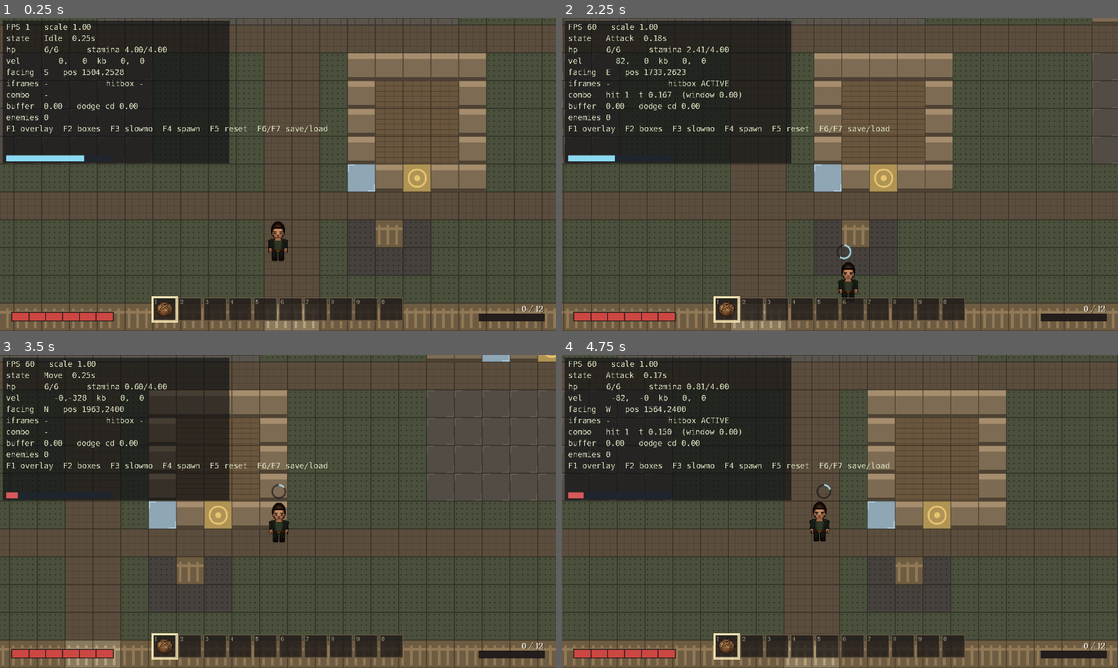
Above: before the commit, frames 1-4 (two rows, left to right).
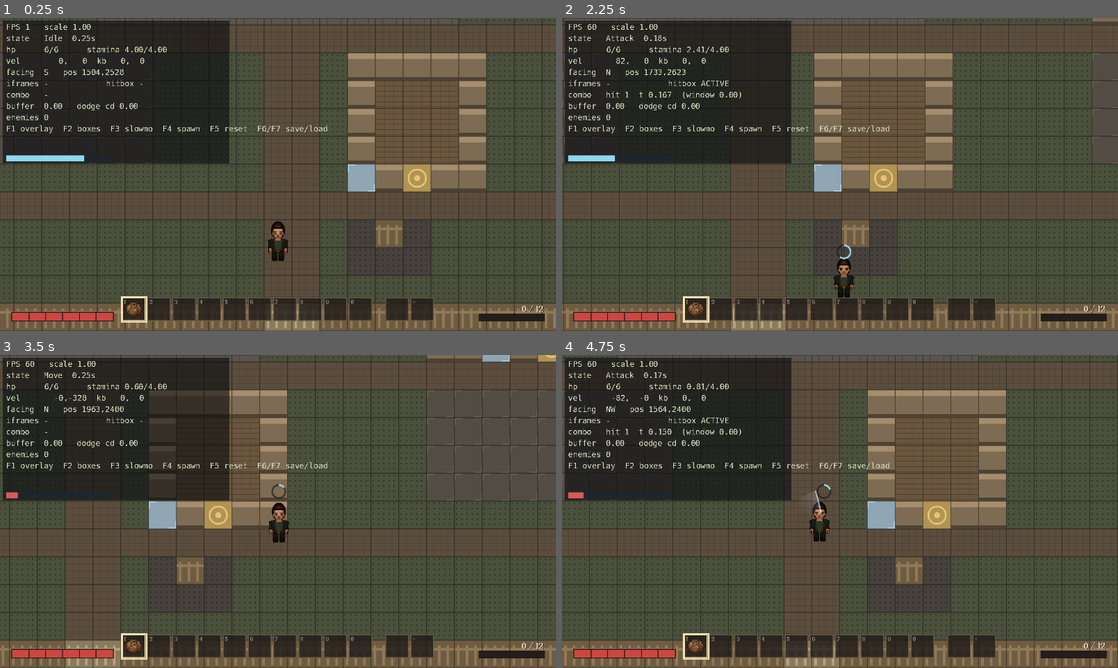
Above: after the commit, the same moments.

Repository: as8596/blightfall
Game: Godot game, scene res://levels/ambry/ambry_level.tscn
Two runs of this game, one before a commit and one after it. Both use one fixed random seed, a clock stepped at 60 frames per second and the inputs below.
Inputs (mouse positions are in pixels of both pictures, inside the frame that each line leads up to):
- Up to frame 1 (0.25 s): no input
- Up to frame 2 (2.25 s): tap Enter at 0.5 s; move the mouse to (962, 158) at 0.52 s; hold D (move_right) 0.53-1.28 s; hold J (attack) 0.53-1.28 s; click (962, 158) at 0.67 s; tap Space at 0.77, 1.52 s; tap Shift (dodge) at 0.8, 1.35 s; move the mouse to (728, 190) at 1.27 s; hold S (move_down) 1.28-2.03 s; click (728, 190) at 1.42 s; tap J (attack) at 1.55 s; move the mouse to (895, 105) at 2.02 s; hold D (move_right) from 2.03 s (still down); hold J (attack) from 2.03 s (still down); click (895, 105) at 2.17 s
- Up to frame 3 (3.5 s): tap Shift (dodge) at 2.3, 2.85 s; move the mouse to (250, 574) at 2.77 s; release D (move_right) at 2.78 s; release J (attack) at 2.78 s; hold W (move_up) from 2.78 s (still down); click (250, 574) at 2.92 s; tap Space at 3.02 s; tap J (attack) at 3.05 s
- Up to frame 4 (4.75 s): move the mouse to (1006, 558) at 3.52 s; release W (move_up) at 3.53 s; hold Mouse wheel down (hotbar_next) 3.53-4.28 s; hold A (move_left) from 3.53 s (still down); click (1006, 558) at 3.67 s; tap Space at 3.77, 4.52 s; tap Shift (dodge) at 3.8 s; move the mouse to (673, 464) at 4.27 s; tap Mouse wheel up (hotbar_prev) at 4.35 s; click (673, 464) at 4.42 s; tap J (attack) at 4.55 s

The runs differ from the first frame. In frame 1, 1.9% of the frame differs, in the area x 21-78%, y 88-98%; in frame 2, 2.2%, in the area x 8-78%, y 16-98%; in frame 3, 1.9%; in frame 4, 2.1%.

Commit message:
A blade that swings where you point, in 360 degrees
The character sprite is four-directional and the cursor is not, so the body
keeps its four facings and the weapon becomes a separate thing that can point
anywhere. `WeaponArc` draws the sweep and a short semi-transparent smear behind
it, alternating direction per combo hit so a three-hit string reads as three
motions. The streak is what makes hit 1 legible at all — 0.08s of windup and
0.10s of active frames is far too fast to read as a pose.

Aiming goes through `Player.aim_direction()`, which prefers a gamepad's right
stick, falls back to the cursor via `WorldView.mouse_world_position()`, and
accepts an `aim_override` so headless tests can point it somewhere
deterministic. The attack state re-aims during windup only: turning before the
commitment is responsiveness, turning after it is a get-out.

Also two reserved potion slots on the hotbar, spaced away from the ten.

`tests/screenshot.gd` was finding the player by a hard-coded path that stopped
resolving when the world moved into the SubViewport, so `--attack` had been
silently doing nothing — which is what made the arc look broken when it wasn't.
It searches the tree for a Player now and warns when it finds none.

205 smoke checks, 14 doorway, 14 death, 0 failed.

Co-Authored-By: Claude Opus 5 <noreply@anthropic.com>
Claude-Session: https://claude.ai/code/session_01WGRNsky2EarY8ooktQdibJ

Diff:
--- a/actors/components/input_component.gd
+++ b/actors/components/input_component.gd
@@ -2,7 +2,7 @@
 extends Node
 
 ## Hotbar keys, 1-9 then 0. Must match `ItemsComponent.slots`.
-const HOTBAR_SLOTS: int = 10
+const HOTBAR_SLOTS: int = 12
 ## The only place in the player's code that touches `Input` (GDD §12, rule 3).
 ##
 ## Produces an InputIntent the state machine consumes. Also owns input
@@ -50,6 +50,7 @@
 		intent.raw_move = Vector2.ZERO
 		intent.attack_held = false
 		intent.dodge_held = false
+		intent.aim_stick = Vector2.ZERO
 		_refresh_flags()
 		return
 
@@ -72,6 +73,14 @@
 			break
 	intent.attack_held = Input.is_action_pressed(&"attack")
 	intent.dodge_held = Input.is_action_pressed(&"dodge")
+	# The right stick, read raw. A pad has no cursor, so aiming has to come from
+	# somewhere — and this is the only place in the player's code allowed to ask
+	# the hardware anything (GDD §12 rule 3).
+	var stick := Vector2(
+		Input.get_joy_axis(0, JOY_AXIS_RIGHT_X),
+		Input.get_joy_axis(0, JOY_AXIS_RIGHT_Y)
+	)
+	intent.aim_stick = stick if stick.length() > deadzone else Vector2.ZERO
 	_refresh_flags()
 
 
--- a/actors/components/input_intent.gd
+++ b/actors/components/input_intent.gd
@@ -24,6 +24,10 @@
 ## Held state, for future charge attacks.
 var attack_held: bool = false
 
+## Right stick deflection, for aiming without a pointer. Zero when the player is
+## on mouse and keyboard.
+var aim_stick: Vector2 = Vector2.ZERO
+
 ## The dash key is still down. Tapping it dashes; keeping it down afterwards
 ## sprints — see `PlayerMoveState`.
 var dodge_held: bool = false
--- a/actors/components/items_component.gd
+++ b/actors/components/items_component.gd
@@ -20,13 +20,27 @@
 ## Which slot the tool verb will act on.
 signal selection_changed(slot: int)
 
-## Forty: ten on the hotbar, bound to 1-9 and 0, and thirty behind Tab. The
+## Forty-two: twelve on the hotbar — ten numbered plus two reserved for potions
+## — and thirty behind Tab. The
 ## hotbar is the first ten by definition rather than by a flag, so "what is on
 ## my bar" needs no second list to stay in step with.
-@export_range(1, 60) var slots: int = 40
-
-## How many of those slots the hotbar shows.
-const HOTBAR_SLOTS: int = 10
+@export_range(1, 60) var slots: int = 42
+
+## How many of those slots the hotbar shows: ten numbered, then two reserved.
+const HOTBAR_SLOTS: int = 12
+
+## The last two are for potions and nothing else. Kept apart on the bar and
+## bound to `-` and `=`, so the thing you reach for in a fight is never one slot
+## away from the thing you reach for out of one.
+const POTION_SLOTS: int = 2
+
+## Index of the first reserved slot.
+const FIRST_POTION_SLOT: int = HOTBAR_SLOTS - POTION_SLOTS
+
+
+## Whether `slot` is one of the reserved potion slots.
+static func is_potion_slot(slot: int) -> bool:
+	return slot >= FIRST_POTION_SLOT and slot < HOTBAR_SLOTS
 
 ## Filled from the inspector for a starting kit.
 @export var starting_items: Array[ItemData] = []
--- a/actors/player/player.gd
+++ b/actors/player/player.gd
@@ -57,6 +57,7 @@
 @onready var interactor: InteractorComponent = $Interactor
 @onready var items: ItemsComponent = $ItemsComponent
 @onready var stats: StatsComponent = $StatsComponent
+@onready var weapon_arc: WeaponArc = $WeaponArc
 
 ## Last committed facing. Drives hitbox placement and the default dodge
 ## direction. Starts down because that is where a character faces at rest.
@@ -239,6 +240,36 @@
 	return input.intent.move * move_speed * speed_scale
 
 
+## Where the cursor is, as a unit vector from the character.
+##
+## Attacks aim here through a full 360° while walking stays 8-directional. Those
+## are different jobs: movement wants to feel like a grid, and a swing wants to
+## go where you pointed. The body sprite still picks the nearest of its four
+## directions from this, which is what keeps a four-way sprite sheet honest
+## against a 360° swing.
+## Set to aim without a pointer or a pad — a cutscene, a scripted swing, a test
+## driving the character with no mouse in the window.
+var aim_override: Vector2 = Vector2.ZERO
+
+
+func aim_direction() -> Vector2:
+	if aim_override != Vector2.ZERO:
+		return aim_override.normalized()
+	# A pad aims with the right stick; a mouse aims with the cursor. Whichever
+	# was touched last wins, which is the only rule that survives someone
+	# picking up a controller mid-session.
+	if input.intent.aim_stick != Vector2.ZERO:
+		return input.intent.aim_stick.normalized()
+	var target := WorldView.mouse_world_position(self)
+	var offset := target - global_position
+	return offset.normalized() if offset.length_squared() > 1.0 else facing
+
+
+## Face the cursor, without snapping to eight.
+func face_aim() -> void:
+	facing = aim_direction()
+
+
 func face(direction: Vector2) -> void:
 	if direction.length_squared() > 0.0001:
 		facing = direction.normalized()
--- a/actors/player/player.tscn
+++ b/actors/player/player.tscn
@@ -14,6 +14,7 @@
 [ext_resource type="Script" path="res://ui/stamina_wheel.gd" id="22_wheel"]
 [ext_resource type="Script" path="res://actors/components/items_component.gd" id="23_items"]
 [ext_resource type="Script" path="res://actors/components/stats_component.gd" id="25_stats"]
+[ext_resource type="Script" path="res://actors/player/weapon_arc.gd" id="26_arc"]
 [ext_resource type="Resource" path="res://resources/items/defs/bread.tres" id="24_bread"]
 [ext_resource type="PackedScene" path="res://world/haul_cache.tscn" id="19_cache"]
 [ext_resource type="Script" path="res://actors/components/hitbox.gd" id="8_hitbox"]
@@ -113,7 +114,7 @@
 
 [node name="ItemsComponent" type="Node" parent="."]
 script = ExtResource("23_items")
-slots = 40
+slots = 42
 starting_items = Array[Resource("res://resources/items/item_data.gd")]([ExtResource("24_bread")])
 
 [node name="StateMachine" type="Node" parent="."]
@@ -156,3 +157,7 @@
 [node name="StaminaWheel" type="Node2D" parent="."]
 script = ExtResource("22_wheel")
 stamina_path = NodePath("../StaminaComponent")
+
+[node name="WeaponArc" type="Node2D" parent="."]
+position = Vector2(0, -44)
+script = ExtResource("26_arc")
--- a/actors/player/states/player_attack_state.gd
+++ b/actors/player/states/player_attack_state.gd
@@ -30,6 +30,8 @@
 
 func exit() -> void:
 	_stop_hitbox()
+	if player.weapon_arc != null:
+		player.weapon_arc.stop()
 
 
 func physics_update(delta: float) -> void:
@@ -43,8 +45,11 @@
 	var active_end := _step.recovery_start()
 	var step_end := _step.duration()
 
+	# Re-aims at the cursor during windup only. Turning during the wind-up is
+	# responsiveness; turning after it is a get-out from a commitment the game
+	# just asked you to make.
 	if allow_turn_during_windup and _t < active_start:
-		player.face(player.input.intent.move)
+		player.face_aim()
 		player.hitbox.rotation = player.facing.angle()
 
 	if _t >= active_start and _t < active_end and not _hitbox_on:
@@ -101,9 +106,22 @@
 	_t = 0.0
 	_chain_queued = false
 	_stop_hitbox()
-	player.face(player.input.intent.move)
+	# The swing goes where you pointed, not where you were walking.
+	player.face_aim()
 	player.configure_hitbox(_step)
 	player.animation.play_attack(_index)
+
+	# Alternate the sweep per hit, so a three-hit string reads as three motions
+	# rather than the same one three times. The blade covers windup and active
+	# together: by the time the hitbox is live the eye needs the streak already
+	# moving, or a 0.10s window has nothing to read.
+	if player.weapon_arc != null:
+		player.weapon_arc.swing(
+			player.facing.angle(),
+			_step.windup + _step.active,
+			_index % 2 == 0,
+			1.0 + float(player.stats.bonus(StatsComponent.REACH)) / 100.0
+		)
 	if _step.swing_sfx != &"":
 		Sfx.play(_step.swing_sfx)
 
--- /dev/null
+++ b/actors/player/weapon_arc.gd
@@ -0,0 +1,113 @@
+class_name WeaponArc
+extends Node2D
+## The blade, and the smear it leaves behind it.
+##
+## Drawn rather than animated, and for a specific reason: the character sprite
+## is four-directional (down, up, side, side flipped) but the swing aims at the
+## cursor through a full 360°. Baking 360° of swing frames into a sprite sheet
+## is not a thing anyone should do, so the *body* keeps its four directions and
+## the *weapon* is a separate thing that can point anywhere.
+##
+## The trail is what makes a 0.10s active window legible. GDD §5 gives hit 1
+## eight hundredths of a second of windup and a tenth of active frames — far too
+## fast to read as a pose, and about right to read as a streak.
+
+## Where the blade starts and ends, measured out from the character's centre.
+@export var inner_radius: float = 26.0
+@export var outer_radius: float = 78.0
+
+## How far the swing travels, in degrees. Wider reads as heavier.
+@export var arc_degrees: float = 110.0
+
+## How far behind the blade the smear reaches, as a fraction of the arc.
+@export_range(0.0, 1.0, 0.05) var trail_fraction: float = 0.55
+
+## Segments in the smear. More is smoother and costs a polygon each.
+@export_range(3, 24) var trail_samples: int = 12
+
+@export var blade_color: Color = Color(0.94, 0.95, 0.98, 0.95)
+@export var trail_color: Color = Color(0.80, 0.86, 0.95, 0.42)
+
+var _from: float = 0.0
+var _to: float = 0.0
+var _t: float = 0.0
+var _duration: float = 0.0
+var _reach: float = 1.0
+
+
+func _ready() -> void:
+	# Above the body, and not sorted with it — a slash that disappears behind
+	# the shoulder it came from is worse than no slash.
+	z_index = 20
+	z_as_relative = true
+	set_process(false)
+	visible = false
+
+
+## Sweep from `centre_angle` through `arc_degrees`, over `duration` seconds.
+## `clockwise` alternates per combo hit, so a three-hit string reads as three
+## different motions rather than the same one three times.
+func swing(centre_angle: float, duration: float, clockwise: bool = true,
+		reach_scale: float = 1.0) -> void:
+	var half := deg_to_rad(arc_degrees) * 0.5
+	var direction := 1.0 if clockwise else -1.0
+	_from = centre_angle - half * direction
+	_to = centre_angle + half * direction
+	_duration = maxf(duration, 0.001)
+	_reach = reach_scale
+	_t = 0.0
+	visible = true
+	set_process(true)
+	queue_redraw()
+
+
+## The middle of the sweep — what the swing is pointed at, whichever way round
+## this particular hit travels.
+func centre_angle() -> float:
+	return _from + angle_difference(_from, _to) * 0.5
+
+
+func stop() -> void:
+	set_process(false)
+	visible = false
+	queue_redraw()
+
+
+func _process(delta: float) -> void:
+	_t += delta
+	if _t >= _duration:
+		stop()
+		return
+	queue_redraw()
+
+
+func _draw() -> void:
+	if _duration <= 0.0:
+		return
+	var progress: float = clampf(_t / _duration, 0.0, 1.0)
+	var angle := lerp_angle(_from, _to, progress)
+	var span := angle_difference(_from, _to) * trail_fraction
+
+	# Fades out across the swing as well as along the trail, so the smear thins
+	# rather than vanishing on the last frame.
+	var life := 1.0 - progress * 0.35
+	var inner := inner_radius * _reach
+	var outer := outer_radius * _reach
+
+	for i in trail_samples:
+		var a0: float = angle - span * (float(i) / float(trail_samples))
+		var a1: float = angle - span * (float(i + 1) / float(trail_samples))
+		var fade: float = (1.0 - float(i) / float(trail_samples)) * life
+		var colour := trail_color
+		colour.a *= fade * fade
+		draw_colored_polygon(PackedVector2Array([
+			Vector2(cos(a0), sin(a0)) * inner,
+			Vector2(cos(a0), sin(a0)) * outer,
+			Vector2(cos(a1), sin(a1)) * outer,
+			Vector2(cos(a1), sin(a1)) * inner,
+		]), colour)
+
+	var edge := blade_color
+	edge.a *= life
+	draw_line(Vector2(cos(angle), sin(angle)) * inner,
+		Vector2(cos(angle), sin(angle)) * outer, edge, 3.0)
--- a/project.godot
+++ b/project.godot
@@ -196,6 +196,17 @@
 ]
 }
 
+hotbar_11={
+"deadzone": 0.2,
+"events": [Object(InputEventKey,"resource_local_to_scene":false,"resource_name":"","device":-1,"window_id":0,"alt_pressed":false,"shift_pressed":false,"ctrl_pressed":false,"meta_pressed":false,"pressed":false,"keycode":0,"physical_keycode":45,"key_label":0,"unicode":0,"location":0,"echo":false,"script":null)
+]
+}
+hotbar_12={
+"deadzone": 0.2,
+"events": [Object(InputEventKey,"resource_local_to_scene":false,"resource_name":"","device":-1,"window_id":0,"alt_pressed":false,"shift_pressed":false,"ctrl_pressed":false,"meta_pressed":false,"pressed":false,"keycode":0,"physical_keycode":61,"key_label":0,"unicode":0,"location":0,"echo":false,"script":null)
+]
+}
+
 [layer_names]
 
 2d_physics/layer_1="World"
--- a/tests/m1_smoke_test.gd
+++ b/tests/m1_smoke_test.gd
@@ -55,6 +55,7 @@
 	await _test_project_configuration()
 	await _test_movement()
 	await _test_attack_frame_data()
+	await _test_weapon_arc()
 	await _test_combo_chain()
 	await _test_dodge()
 	await _test_stamina()
@@ -125,6 +126,10 @@
 
 func _reset_player() -> void:
 	_release_all()
+	# Attacks aim at the cursor now, and a headless run has one at (0, 0). Every
+	# combat assertion below is about frame data rather than about aiming, so
+	# the aim is pinned rather than left to the pointer.
+	_player.aim_override = Vector2.RIGHT
 	_player.respawn()
 	_player.global_position = Vector2(800, 800)
 	await _ticks(3)
@@ -279,6 +284,44 @@
 
 	await _ticks(30)
 	_check("combo window expires", _player.combo_window_remaining == 0.0 and _player.next_combo_index == 0)
+
+
+## The swing you can see, and the swing that can hurt you, running off one clock.
+##
+## Worth pinning because the failure is quiet: a blade that renders nothing at
+## all still passes every frame-data check above, and the hitbox keeps working
+## while the game stops telling anyone a hundredth of a second before it lands.
+func _test_weapon_arc() -> void:
+	print("\nWeapon arc (GDD §5: the streak is what makes 0.10s legible)")
+	await _reset_player()
+
+	var arc := _player.weapon_arc
+	_check("player carries a weapon arc", arc != null)
+	if arc == null:
+		return
+	_check("arc is hidden at rest", not arc.visible)
+
+	await _press(&"attack")
+	if not await _await_state(&"Attack"):
+		_check("arc test could not start", false)
+		return
+
+	_check("arc appears on the swing", arc.visible)
+	_check("arc aims where the player faces",
+		absf(angle_difference(arc.centre_angle(), _player.facing.angle())) < 0.01,
+		"arc %.2f vs facing %.2f" % [arc.centre_angle(), _player.facing.angle()])
+
+	# Still up while the hitbox is live: a streak that finishes before the
+	# dangerous frames do is a streak that lies about when you are safe.
+	var seen_with_hitbox := false
+	for i in 60:
+		await get_tree().physics_frame
+		if _player.hitbox.is_active() and arc.visible:
+			seen_with_hitbox = true
+		if not _player.state_machine.is_in(&"Attack"):
+			break
+	_check("arc is still drawn during the active frames", seen_with_hitbox)
+	_check("arc clears when the swing ends", not arc.visible)
 
 
 func _test_combo_chain() -> void:
--- a/tests/screenshot.gd
+++ b/tests/screenshot.gd
@@ -95,7 +95,12 @@
 			camera.global_position = bounds.get_center()
 		await _wait_ticks(4)
 
-	var player := _room.get_node_or_null("Player") as Player
+	# Searched for rather than pathed to. The player lives inside the world
+	# SubViewport now (`ui/world_view.gd`), the prototype room and `Level` reach
+	# it by different routes, and a hard-coded path finds nothing *silently* —
+	# which cost an afternoon hunting a drawing bug in a swing that was never
+	# actually swung.
+	var player := _find_player(_room)
 	if _stand_at != Vector2.INF and player != null:
 		# Tile coordinates, landing on the tile's centre.
 		player.global_position = (_stand_at + Vector2(0.5, 0.5)) * 64.0
@@ -118,7 +123,13 @@
 			enemy.global_position = player.global_position + Vector2(reach * 0.9, 0)
 		await _wait_ticks(20)
 
+	if player == null and (_attack or _use_placeholder_animations or _stand_at != Vector2.INF):
+		push_warning("screenshot: no player in this scene — some flags did nothing.")
+
 	if _attack and player != null:
+		# The swing follows the cursor, and a headless cursor sits at (0, 0) —
+		# which would aim this up and to the left. Pin it.
+		player.aim_override = Vector2.RIGHT
 		player.facing = Vector2.RIGHT
 		Input.action_press(&"attack")
 		await get_tree().process_frame
@@ -134,6 +145,16 @@
 	get_tree().quit(0 if error == OK else 1)
 
 
+static func _find_player(root: Node) -> Player:
+	if root is Player:
+		return root as Player
+	for child in root.get_children():
+		var found := _find_player(child)
+		if found != null:
+			return found
+	return null
+
+
 func _wait_ticks(count: int) -> void:
 	for i in count:
 		await get_tree().physics_frame
--- a/ui/game_menu.gd
+++ b/ui/game_menu.gd
@@ -14,8 +14,8 @@
 ## Escape over Tab should reach the pause menu, not the other way round.
 const LAYER: int = 108
 
-## Ten on the bar, thirty in the pack.
-const SLOT_COUNT: int = 40
+## Twelve on the bar, thirty in the pack.
+const SLOT_COUNT: int = 42
 
 signal opened
 signal closed
@@ -313,13 +313,13 @@
 	page.add_theme_constant_override("separation", 14)
 
 	var grid := GridContainer.new()
-	grid.columns = 10
+	grid.columns = ItemsComponent.HOTBAR_SLOTS
 	grid.add_theme_constant_override("h_separation", 6)
 	grid.add_theme_constant_override("v_separation", 6)
 	page.add_child(grid)
 
 	for i in SLOT_COUNT:
-		if i == 10:
+		if i == ItemsComponent.HOTBAR_SLOTS:
 			# A gap under the first row. That row is the hotbar — the same ten
 			# slots, in the same order, with the same numbers — and the three
 			# below are the pack. Running them together would make forty
@@ -357,7 +357,7 @@
 
 		var number := Label.new()
 		# Only the hotbar row is numbered; the pack has no keys to advertise.
-		number.text = str((i + 1) % 10) if i < 10 else ""
+		number.text = Hud._slot_key(i) if i < ItemsComponent.HOTBAR_SLOTS else ""
 		number.position = Vector2(5, 1)
 		number.add_theme_font_size_override("font_size", 13)
 		number.add_theme_color_override("font_color", Color(0.75, 0.70, 0.62, 0.85))
--- a/ui/hud.gd
+++ b/ui/hud.gd
@@ -49,6 +49,8 @@
 const SLOT_EDGE := Color(0.42, 0.35, 0.26)
 const SLOT_REFUSED := Color(0.86, 0.45, 0.30)
 const SLOT_SELECTED := Color(0.95, 0.88, 0.70)
+## Extra space between the numbered ten and the reserved potion pair.
+const POTION_GAP: float = 26.0
 
 var health: int = 0
 var max_health: int = 0
@@ -223,12 +225,15 @@
 	var count: int = mini(slot_items.size(), ItemsComponent.HOTBAR_SLOTS)
 	if count <= 0:
 		return
-	var width := count * SLOT_SIZE + (count - 1) * SLOT_GAP
+	# A wider gap before the reserved pair, so the bar reads as "ten, and two"
+	# rather than as twelve of the same thing.
+	var width := count * SLOT_SIZE + (count - 1) * SLOT_GAP + POTION_GAP
 	var origin := Vector2((screen.x - width) * 0.5, screen.y - MARGIN.y - SLOT_SIZE)
 	var font := ThemeDB.fallback_font
 
 	for i in count:
-		var at := origin + Vector2(i * (SLOT_SIZE + SLOT_GAP), 0.0)
+		var shift: float = POTION_GAP if ItemsComponent.is_potion_slot(i) else 0.0
+		var at := origin + Vector2(i * (SLOT_SIZE + SLOT_GAP) + shift, 0.0)
 		var box := Rect2(at, Vector2(SLOT_SIZE, SLOT_SIZE))
 		_canvas.draw_rect(box, SLOT_BACK)
 		var chosen := i == selected
@@ -249,7 +254,7 @@
 				Rect2(at + Vector2(pad, pad), Vector2(SLOT_SIZE - pad * 2.0, SLOT_SIZE - pad * 2.0)),
 				false)
 
-		_canvas.draw_string(font, at + Vector2(4.0, 14.0), "0" if i == 9 else str(i + 1),
+		_canvas.draw_string(font, at + Vector2(4.0, 14.0), _slot_key(i),
 			HORIZONTAL_ALIGNMENT_LEFT, -1.0, 13, Color(0.75, 0.70, 0.62, 0.85))
 
 		var held: int = int(slot_counts[i]) if i < slot_counts.size() else 0
@@ -262,3 +267,13 @@
 				HORIZONTAL_ALIGNMENT_LEFT, -1.0, FONT_SIZE, Color(0.05, 0.04, 0.04, 0.9))
 			_canvas.draw_string(font, text_at, label,
 				HORIZONTAL_ALIGNMENT_LEFT, -1.0, FONT_SIZE, TEXT)
+
+
+## What the slot's key is called on the bar. Ten numbers, then the two reserved
+## slots, which are bound to the keys next to them on the row.
+static func _slot_key(slot: int) -> String:
+	if slot < 9:
+		return str(slot + 1)
+	if slot == 9:
+		return "0"
+	return "-" if slot == 10 else "="
--- a/ui/world_view.gd
+++ b/ui/world_view.gd
@@ -64,6 +64,26 @@
 	UiScale.set_content_rect(Rect2(position, Vector2(BASE) * factor))
 
 
+## Where the pointer is, in world coordinates.
+##
+## Three transforms deep and none of them optional: the window has black bars
+## down the sides, the picture inside them is scaled, and the world inside
+## *that* is moved around by a camera. Anything reading `get_mouse_position()`
+## straight off gets window pixels and aims at the wrong place by however wide
+## the letterbox is.
+static func mouse_world_position(node: CanvasItem) -> Vector2:
+	var viewport := node.get_viewport()
+	var window := node.get_window()
+	if viewport == null or window == null:
+		return node.global_position
+
+	var area := UiScale.content_rect()
+	var factor: float = area.size.x / float(BASE.x) if area.size.x > 0.0 else 1.0
+	var inside: Vector2 = (Vector2(window.get_mouse_position()) - area.position) / factor
+	# The canvas transform maps world to view, so its inverse maps back.
+	return viewport.get_canvas_transform().affine_inverse() * inside
+
+
 ## The scale the world is currently drawn at. The UI does not use it — that is
 ## the point — but the debug overlay reports it.
 func world_scale() -> float:
Not shown: 1 places in actors/player/player.tscn that only renumber resources
Not shown, added: actors/player/weapon_arc.gd.uid
